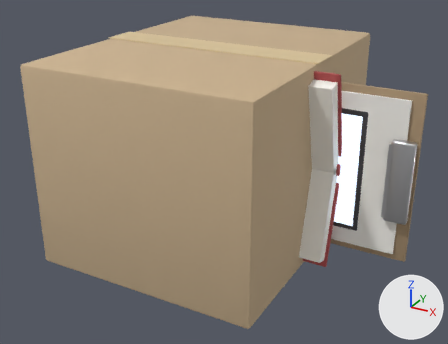
The glTF model unreal/Pipeline/out/ue/HandProps.glb as it was, and as the next commit left it.
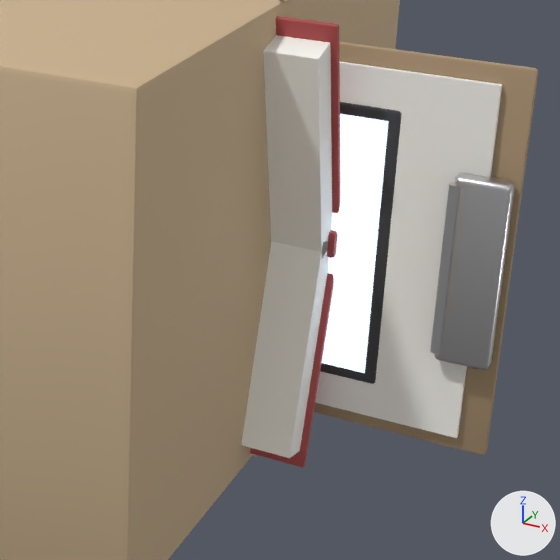
There are two pictures of each version: one whole from a camera (50 mm lens) standing at (0.42, -0.735, 0.324) and looking at (0.025, -0.016, -0.035), one close up on the part from 43% to 98% of the width and 19% to 89% of the height. Every picture has the same lights, and +X, +Y and +Z are marked at lower right. The last two pictures show the newer version. Vertices at exactly the same position are counted once.

Names of what the first close-up shows: 'prop__book', 'prop__box', 'prop__clipboard', 'prop__tablet'.
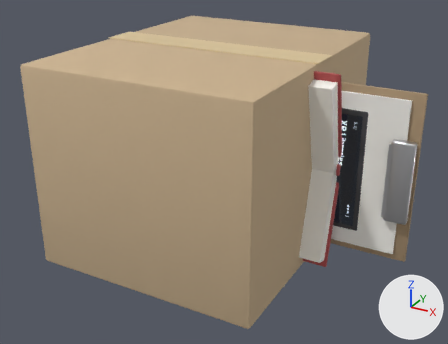
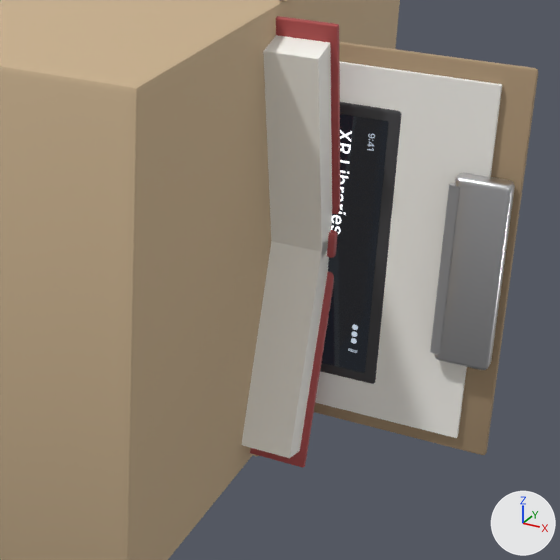
The change, as JSON lines over the scene's bpy script:
```json
{"op": "add", "block": "img_t_handprops_shared_001", "code": ["img_t_handprops_shared_001 = load_image('T_HandProps_shared_001', '_unpacked/T_HandProps_shared_001', 768, 1120, 'sRGB')"]}
{"op": "add", "block": "mat_m_handprops_screen_tablet_e_011", "code": ["mat_m_handprops_screen_tablet_e_011 = bpy.data.materials.new('M_HandProps_screen_tablet_e_011')", "# uses the picture img_t_handprops_shared_001"]}
{"block": "me_prop__tablet", "where": "# used by ob_prop__tablet; location = (0.0, 0.0, 0.0)"}
{"op": "remove", "block": "me_prop__tablet", "code": "me_prop__tablet.from_pydata(...)  # 168 vertices, 324 faces; spans x -0.015..0.225, y -0.008..0.0, z -0.085..0.085"}
{"op": "add", "block": "me_prop__tablet", "code": "me_prop__tablet.from_pydata(...)  # 164 vertices, 314 faces; spans x -0.015..0.225, y -0.008..0.0, z -0.085..0.085"}
{"block": "me_prop__tablet", "change": "me_prop__tablet part 1"}
{"block": "me_prop__tablet", "change": "4 vertices are removed from x -0.007..0.217, y -0.008, z -0.077..0.077"}
{"block": "me_prop__tablet", "change": "10 faces are deleted"}
{"block": "me_prop__tablet", "change": "me_prop__tablet part 2: 2 faces spanning x -0.007..0.217, y -0.008, z -0.077..0.077 switch from mat_m_handprops_screen_e_010 (dark grey #272730, glowing blue #d6e8ff) to mat_m_handprops_screen_tablet_e_011"}
```

Changed parts and their boxes [x1, y1, x2, y2] in the close-ups (560 x 560 px):
```json
{"part": 1, "of": "me_prop__tablet", "change": "deleted", "before": [344, 114, 389, 367]}
{"part": 2, "of": "me_prop__tablet", "change": "recoloured", "before": [321, 114, 388, 373], "after": [321, 114, 388, 373], "on screen": "darker"}
```
